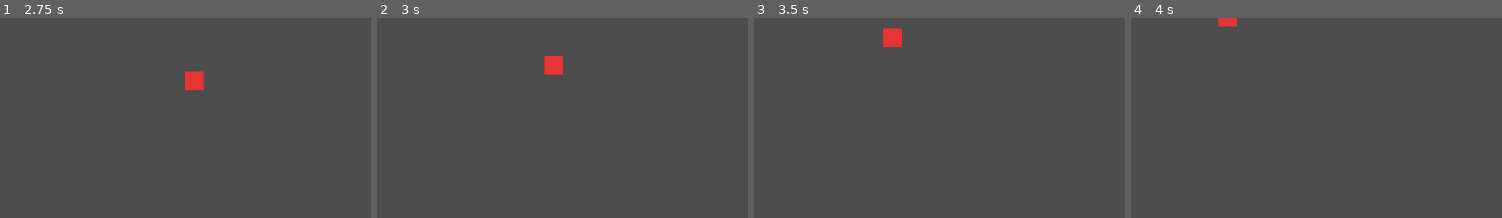
Above: before the commit, frames 1-4 (left to right).
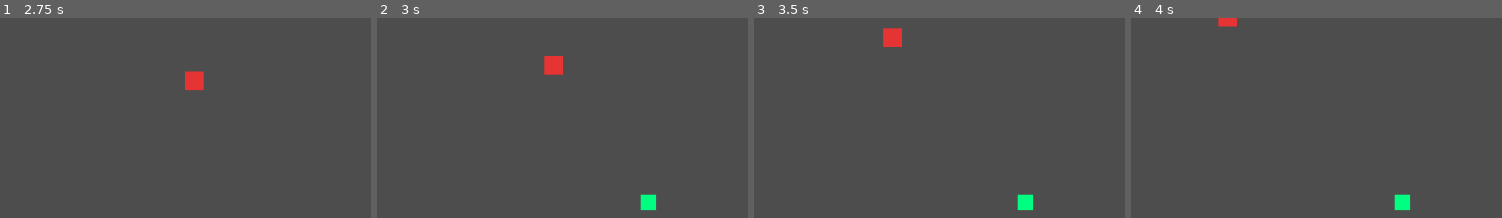
Above: after the commit, the same moments.

Repository: aryavolkan/evolve
Game: Godot game, scene res://main.tscn
Same seed, same stepped clock (60 frames per second), same inputs: the game is played once before the commit and once after it.
Inputs:
- Up to frame 1 (2.75 s): tap Enter (ui_accept) at 0.5, 0.77, 1.52 s; hold Up (ui_up) 0.53-2.03 s; hold Left (ui_left) from 2.03 s (still down)
- Up to frame 2 (3 s): keep holding Left (ui_left)
- Up to frame 3 (3.5 s): keep holding Left (ui_left); tap Enter (ui_accept) at 3.02 s
- Up to frame 4 (4 s): release Left (ui_left) at 3.53 s; hold Down (ui_down) from 3.53 s (still down); tap Enter (ui_accept) at 3.77 s
The pictures show only the part of the screen within x 47-97%, y 38-88%; the shares and areas given below are measured in that part.

Frame 1 is identical in both runs. In frame 2, 0.3% of the frame differs, in the area x 70-76%, y 88-96%; in frame 3, 0.3%; in frame 4, 0.3%.

Commit message:
Add power-up system with four collectible types
Implement power-ups that spawn every 40 points with 5-second duration:
- Speed Boost (cyan-green): increases player speed to 500
- Invincibility (gold): immune to enemy collision
- Slow Enemies (purple): reduces enemy speed by 50%
- Screen Clear (red-orange): destroys all enemies (+25 bonus)

Power-ups use Area2D for collection detection and provide visual
feedback by changing player color during active effects.

Co-Authored-By: Claude Opus 4.5 <noreply@anthropic.com>

Diff:
--- a/main.gd
+++ b/main.gd
@@ -3,10 +3,16 @@
 var score: float = 0.0
 var game_over: bool = false
 var next_spawn_score: float = 50.0
+var next_powerup_score: float = 30.0
 var enemy_scene: PackedScene = preload("res://enemy.tscn")
+var powerup_scene: PackedScene = preload("res://powerup.tscn")
+
+const POWERUP_DURATION: float = 5.0
+const SLOW_MULTIPLIER: float = 0.5
 
 @onready var score_label: Label = $CanvasLayer/UI/ScoreLabel
 @onready var game_over_label: Label = $CanvasLayer/UI/GameOverLabel
+@onready var powerup_label: Label = $CanvasLayer/UI/PowerUpLabel
 @onready var player: CharacterBody2D = $Player
 
 func _ready() -> void:
@@ -14,6 +20,7 @@
 	get_tree().paused = false
 	player.hit.connect(_on_player_hit)
 	game_over_label.visible = false
+	powerup_label.visible = false
 
 func _process(delta: float) -> void:
 	if game_over:
@@ -27,6 +34,10 @@
 	if score >= next_spawn_score:
 		spawn_enemy()
 		next_spawn_score += 50.0
+
+	if score >= next_powerup_score:
+		spawn_powerup()
+		next_powerup_score += 40.0
 
 func spawn_enemy() -> void:
 	var enemy = enemy_scene.instantiate()
@@ -43,6 +54,59 @@
 	enemy.position = pos
 	add_child(enemy)
 
+func spawn_powerup() -> void:
+	var powerup = powerup_scene.instantiate()
+
+	# Random position away from edges
+	powerup.position = Vector2(
+		randf_range(100, 1180),
+		randf_range(100, 620)
+	)
+
+	# Random power-up type
+	var type_index = randi() % 4
+	powerup.set_type(type_index)
+	powerup.collected.connect(_on_powerup_collected)
+	add_child(powerup)
+
+func _on_powerup_collected(type: String) -> void:
+	show_powerup_message(type)
+
+	match type:
+		"SPEED BOOST":
+			player.activate_speed_boost(POWERUP_DURATION)
+		"INVINCIBILITY":
+			player.activate_invincibility(POWERUP_DURATION)
+		"SLOW ENEMIES":
+			activate_slow_enemies()
+		"SCREEN CLEAR":
+			clear_all_enemies()
+
+func show_powerup_message(type: String) -> void:
+	powerup_label.text = type + "!"
+	powerup_label.visible = true
+	await get_tree().create_timer(2.0).timeout
+	powerup_label.visible = false
+
+func activate_slow_enemies() -> void:
+	var enemies = get_tree().get_nodes_in_group("enemy")
+	for enemy in enemies:
+		enemy.speed *= SLOW_MULTIPLIER
+
+	await get_tree().create_timer(POWERUP_DURATION).timeout
+
+	# Restore enemy speeds
+	enemies = get_tree().get_nodes_in_group("enemy")
+	for enemy in enemies:
+		enemy.speed /= SLOW_MULTIPLIER
+
+func clear_all_enemies() -> void:
+	var enemies = get_tree().get_nodes_in_group("enemy")
+	for enemy in enemies:
+		enemy.queue_free()
+	# Bonus points for screen clear
+	score += 25
+
 func _on_player_hit() -> void:
 	game_over = true
 	game_over_label.text = "GAME OVER\nFinal Score: %d\nPress SPACE to restart" % int(score)
--- a/main.tscn
+++ b/main.tscn
@@ -40,6 +40,21 @@
 theme_override_font_sizes/font_size = 24
 text = "Score: 0"
 
+[node name="PowerUpLabel" type="Label" parent="CanvasLayer/UI"]
+layout_mode = 1
+anchors_preset = 5
+anchor_left = 0.5
+anchor_right = 0.5
+offset_left = -150.0
+offset_top = 60.0
+offset_right = 150.0
+offset_bottom = 100.0
+grow_horizontal = 2
+theme_override_colors/font_color = Color(0, 1, 0.5, 1)
+theme_override_font_sizes/font_size = 32
+text = "POWER UP!"
+horizontal_alignment = 1
+
 [node name="GameOverLabel" type="Label" parent="CanvasLayer/UI"]
 layout_mode = 1
 anchors_preset = 8
--- a/player.gd
+++ b/player.gd
@@ -3,7 +3,13 @@
 signal hit
 
 @export var speed: float = 300.0
+@export var boosted_speed: float = 500.0
 var is_hit: bool = false
+var is_invincible: bool = false
+var is_speed_boosted: bool = false
+var base_color: Color = Color(0.2, 0.6, 1, 1)
+
+@onready var color_rect: ColorRect = $ColorRect
 
 func _physics_process(delta: float) -> void:
 	if is_hit:
@@ -23,7 +29,8 @@
 	if direction != Vector2.ZERO:
 		direction = direction.normalized()
 
-	velocity = direction * speed
+	var current_speed = boosted_speed if is_speed_boosted else speed
+	velocity = direction * current_speed
 	move_and_slide()
 
 	# Check collisions after movement
@@ -35,7 +42,23 @@
 			return
 
 func _trigger_hit() -> void:
-	if is_hit:
+	if is_hit or is_invincible:
 		return
 	is_hit = true
 	hit.emit()
+
+func activate_speed_boost(duration: float) -> void:
+	is_speed_boosted = true
+	color_rect.color = Color(0, 1, 0.5, 1)  # Cyan-green
+	await get_tree().create_timer(duration).timeout
+	is_speed_boosted = false
+	if not is_invincible:
+		color_rect.color = base_color
+
+func activate_invincibility(duration: float) -> void:
+	is_invincible = true
+	color_rect.color = Color(1, 0.8, 0, 1)  # Gold
+	await get_tree().create_timer(duration).timeout
+	is_invincible = false
+	if not is_speed_boosted:
+		color_rect.color = base_color
--- /dev/null
+++ b/powerup.gd
@@ -0,0 +1,35 @@
+extends Area2D
+
+signal collected(type: String)
+
+enum Type { SPEED_BOOST, INVINCIBILITY, SLOW_ENEMIES, SCREEN_CLEAR }
+
+@export var type: Type = Type.SPEED_BOOST
+var colors: Dictionary = {
+	Type.SPEED_BOOST: Color(0, 1, 0.5, 1),      # Cyan-green
+	Type.INVINCIBILITY: Color(1, 0.8, 0, 1),    # Gold
+	Type.SLOW_ENEMIES: Color(0.6, 0.2, 1, 1),   # Purple
+	Type.SCREEN_CLEAR: Color(1, 0.3, 0.3, 1)    # Red-orange
+}
+
+func _ready() -> void:
+	body_entered.connect(_on_body_entered)
+	$ColorRect.color = colors[type]
+
+func set_type(new_type: Type) -> void:
+	type = new_type
+	if has_node("ColorRect"):
+		$ColorRect.color = colors[type]
+
+func get_type_name() -> String:
+	match type:
+		Type.SPEED_BOOST: return "SPEED BOOST"
+		Type.INVINCIBILITY: return "INVINCIBILITY"
+		Type.SLOW_ENEMIES: return "SLOW ENEMIES"
+		Type.SCREEN_CLEAR: return "SCREEN CLEAR"
+	return ""
+
+func _on_body_entered(body: Node2D) -> void:
+	if body.is_in_group("player"):
+		collected.emit(get_type_name())
+		queue_free()
--- /dev/null
+++ b/powerup.tscn
@@ -0,0 +1,21 @@
+[gd_scene load_steps=3 format=3 uid="uid://cpowerup1234"]
+
+[ext_resource type="Script" path="res://powerup.gd" id="1_powerup"]
+
+[sub_resource type="RectangleShape2D" id="RectangleShape2D_powerup"]
+size = Vector2(25, 25)
+
+[node name="PowerUp" type="Area2D"]
+collision_layer = 4
+collision_mask = 1
+script = ExtResource("1_powerup")
+
+[node name="ColorRect" type="ColorRect" parent="."]
+offset_left = -12.5
+offset_top = -12.5
+offset_right = 12.5
+offset_bottom = 12.5
+color = Color(0, 1, 0.5, 1)
+
+[node name="CollisionShape2D" type="CollisionShape2D" parent="."]
+shape = SubResource("RectangleShape2D_powerup")
Not shown, changed: CLAUDE.md
